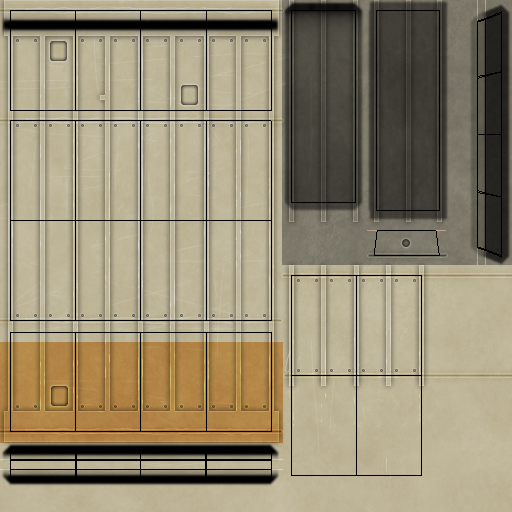
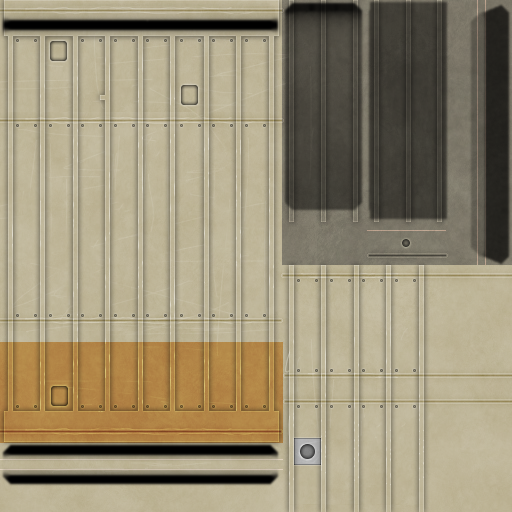
Layered file, before and after one edit (w=512, h=512). Changes by layer:
hid "o", painted on it over bbox(10, 10, 502, 502)
painted on "H2" over bbox(288, 402, 424, 486)
painted on "b" (2nd of 3, in "b") over bbox(285, 401, 512, 402)
painted on "b hg" over bbox(283, 399, 512, 404)
painted on "gr2" over bbox(295, 440, 323, 464)
painted on "gr1" over bbox(281, 328, 512, 485)
painted on "we" (1st of 2) over bbox(290, 400, 425, 505)
painted on "we" (2nd of 2) over bbox(290, 401, 423, 504)
added layer "c" (2nd of 2) above "s" over bbox(300, 444, 315, 459)
painted on "b" (3rd of 3) over bbox(294, 438, 321, 465)
